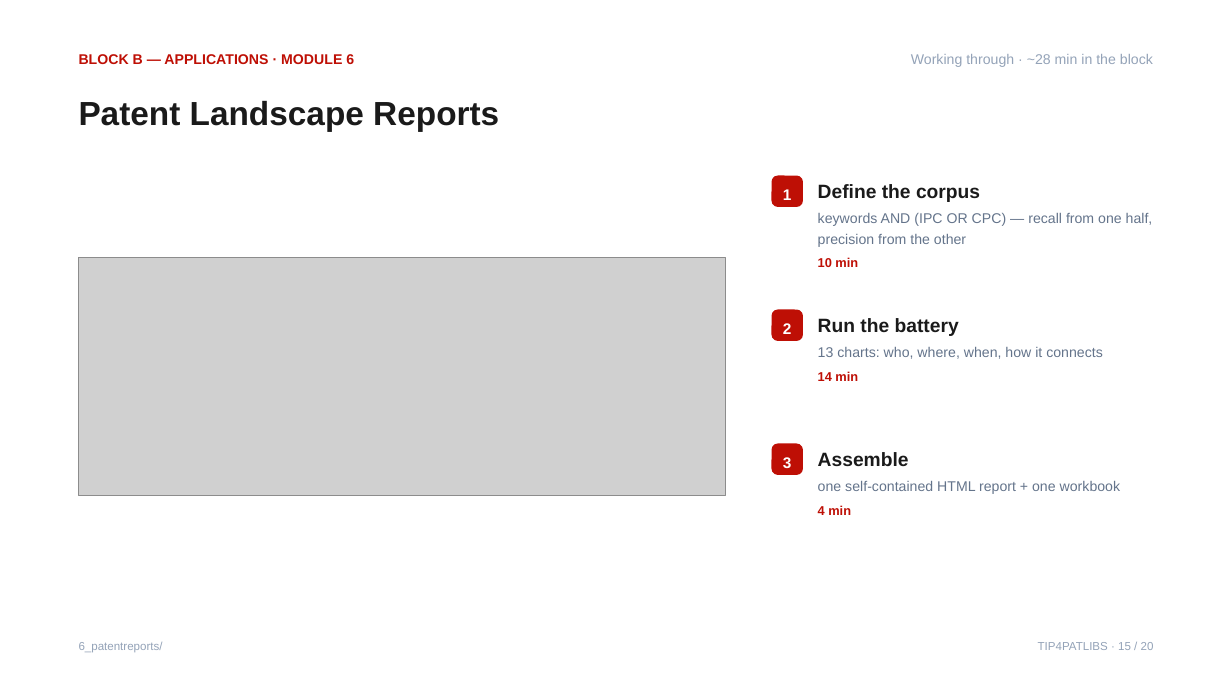
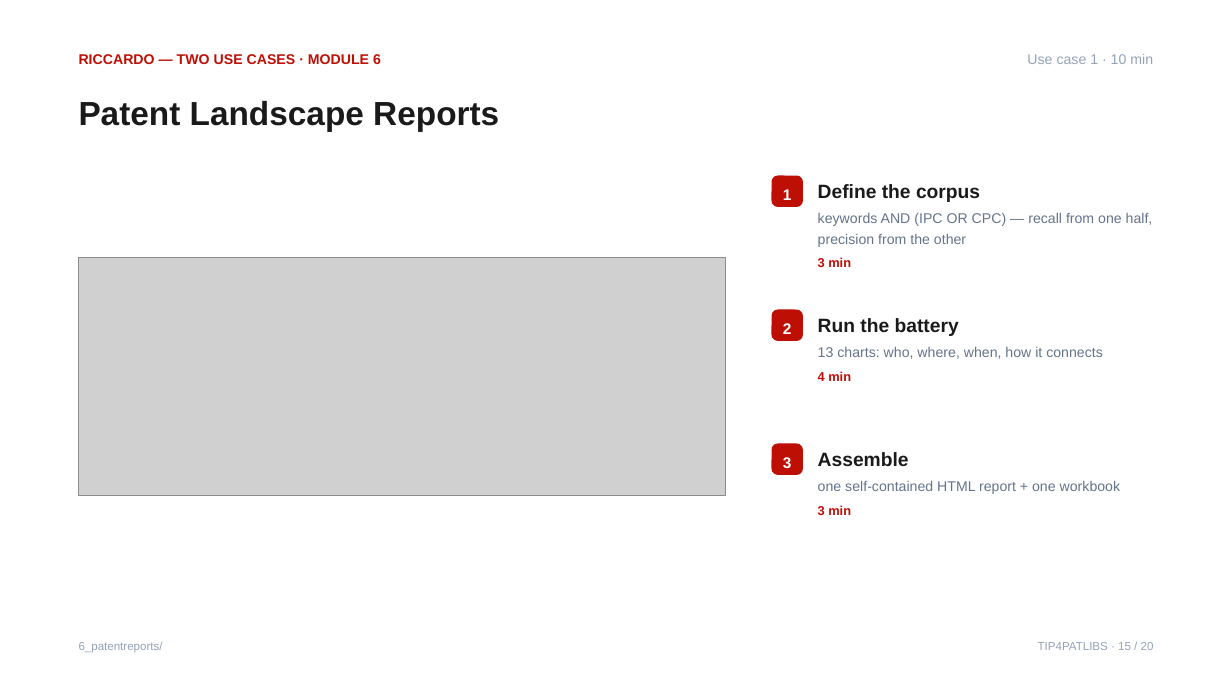
Before and after one commit to mtcberlin/epo-tip4patlibs, a slide deck: slide 15 of 9_documentation/course/TIP4PATLIBS_workshop.pptx. Drawn at 1232x693 pixels with LibreOffice and Linux fonts; fonts in the diff are those of the drawing; grey boxes stand for pictures. Boxes give left, top, right and bottom in pixels: in the first picture for what was removed or moved away, otherwise in the second. Text is boxed around its words. In the diff, an @@ line names an element or a change of style, - is before the commit and + after.

```diff
--- a/9_documentation/course/TIP4PATLIBS_workshop.pptx
+++ b/9_documentation/course/TIP4PATLIBS_workshop.pptx
@@ text at bbox=[79, 54, 381, 64]: text changed @@
-BLOCK B — APPLICATIONS · MODULE 6
+RICCARDO — TWO USE CASES · MODULE 6
@@ text at bbox=[1027, 54, 1153, 64]: text changed @@
-Working through · ~28 min in the block
+Use case 1 · 10 min
@@ text at bbox=[818, 257, 851, 267]: text changed @@
-10 min
+3 min
@@ text at bbox=[818, 371, 851, 381]: text changed @@
-14 min
+4 min
@@ text at bbox=[818, 505, 851, 515]: text changed @@
-4 min
+3 min
```
Also in this commit, not shown: 19 other slides changed, 2 other files.
